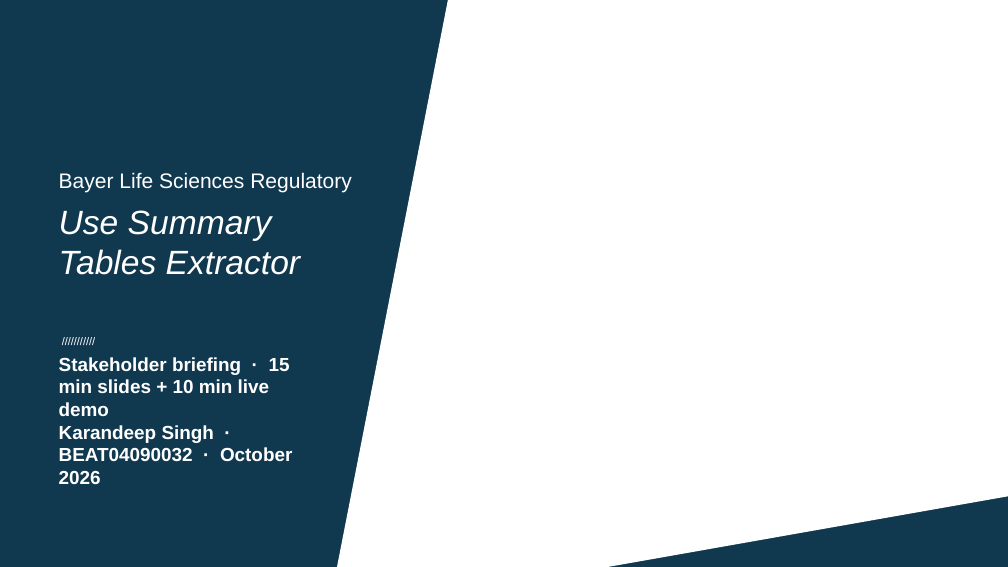
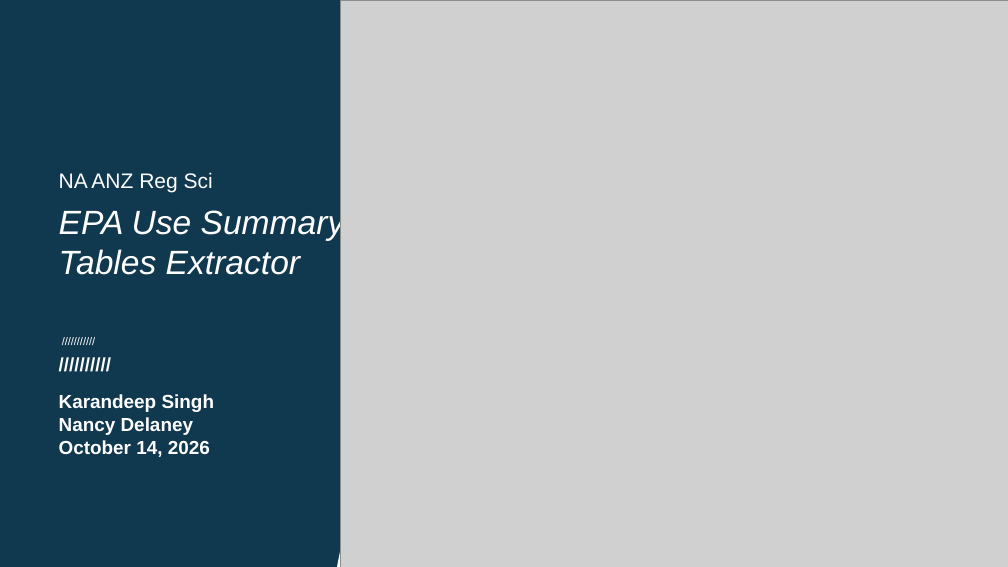
Before and after one commit to karanbayer/use-summary-table, a slide deck: slide 1 of docs/Use-Summary-Tables-Stakeholder-20min-Bayer.pptx. Drawn at 1008x567 pixels with LibreOffice and Linux fonts; fonts in the diff are those of the drawing; grey boxes stand for pictures; background and template pictures are left out. Boxes give left, top, right and bottom in pixels: in the first picture for what was removed or moved away, otherwise in the second. Text is boxed around its words. In the diff, an @@ line names an element or a change of style, - is before the commit and + after.

```diff
--- a/docs/Use-Summary-Tables-Stakeholder-20min-Bayer.pptx
+++ b/docs/Use-Summary-Tables-Stakeholder-20min-Bayer.pptx
@@ picture added at (x1=340, y1=0, x2=1008, y2=567) @@
@@ subtitle at (x1=59, y1=172, x2=213, y2=192): text changed @@
-Bayer Life Sciences Regulatory
+NA ANZ Reg Sci
@@ title at (x1=59, y1=207, x2=345, y2=275): text changed @@
-Use Summary Tables Extractor
+EPA Use Summary Tables Extractor
@@ text at (x1=59, y1=394, x2=215, y2=457): text changed @@
-Stakeholder briefing · 15 min slides + 10 min live demo
-Karandeep Singh · BEAT04090032 · October 2026
+//////////
+Karandeep Singh
+Nancy Delaney
+October 14, 2026
```
Also in this commit, not shown: 2 other slides changed, 4 slides added, 1 slide removed, 2 other files.
